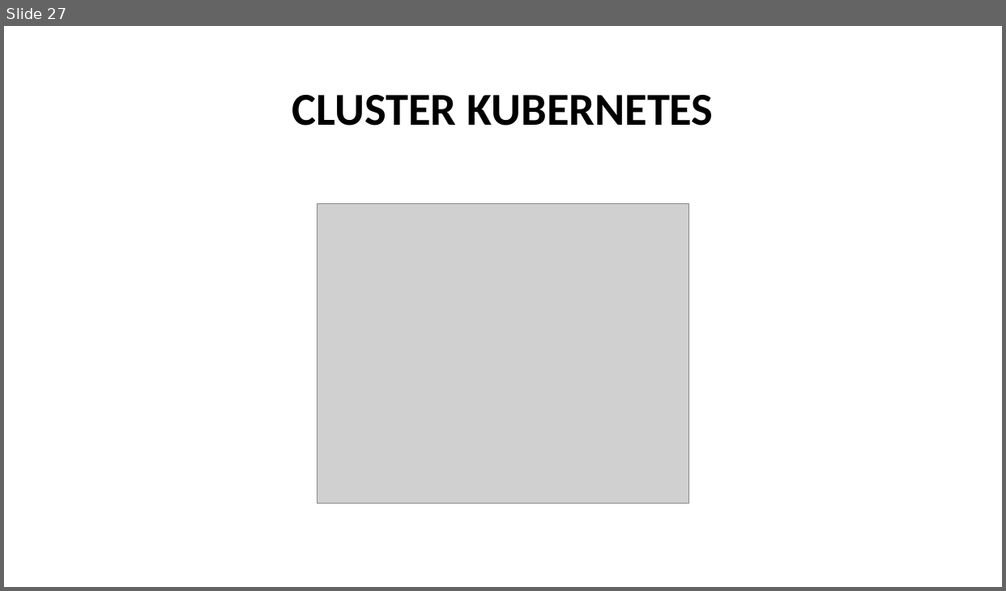
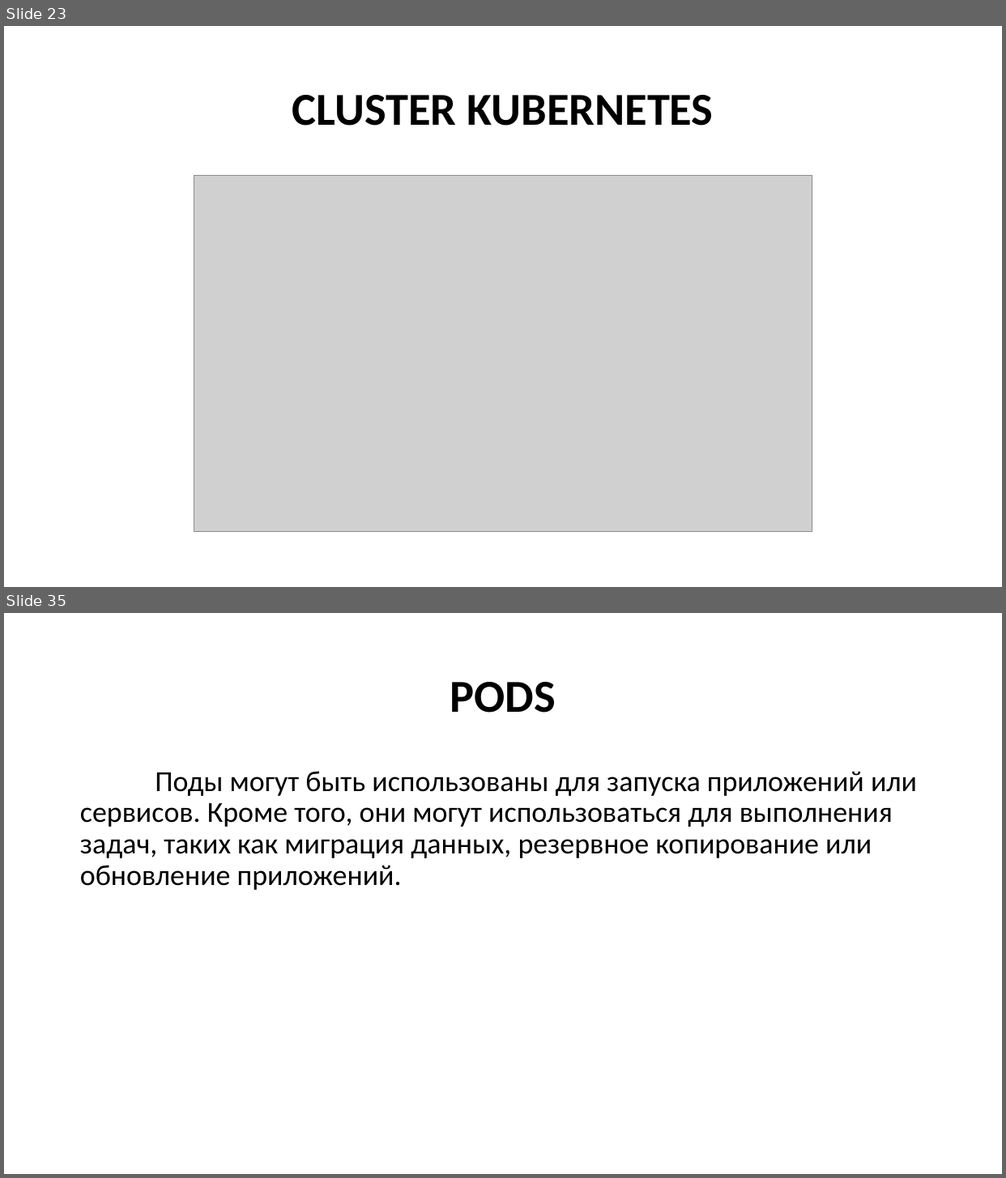
Before and after one commit to Kollekcioner47/k8s, a slide deck: k8s.pptx. Shown one above the other, each under a label of ours: slide 27 before the commit, slides 23 and 35 after it; the slides between them are not shown. The pictures are 1006x591 and 1006x1178 pixels, drawn with LibreOffice and Linux fonts; fonts in the diff are those of the drawing; grey boxes stand for pictures. Boxes give left, top, right and bottom in pixels: in the first picture for what was removed or moved away, otherwise in the second. Text is boxed around its words. In the diff, an @@ line names an element or a change of style, - is before the commit and + after.

```diff
--- a/k8s.pptx
+++ b/k8s.pptx
@@ slide 35 added at [4, 613, 1002, 1174], background #FFFFFF @@
@@ title added at [450, 682, 556, 713], 44 pt, text #000000, bold @@
+PODS
@@ text added at [80, 771, 917, 890], 28 pt, text #000000 @@
+Поды могут быть использованы для запуска приложений или сервисов. Кроме того, они могут использоваться для выполнения задач, таких как миграция данных, резервное копирование или обновление приложений.
@@ what was slide 27 is now slide 23 @@
@@ slide 23 changed as well @@
@@ picture: place and size @@
-picture at [317, 203, 689, 504]
+picture at [194, 176, 812, 532]
```
Also in this commit, not shown: 4 other slides changed, 50 other slides added, 5 slides removed.
